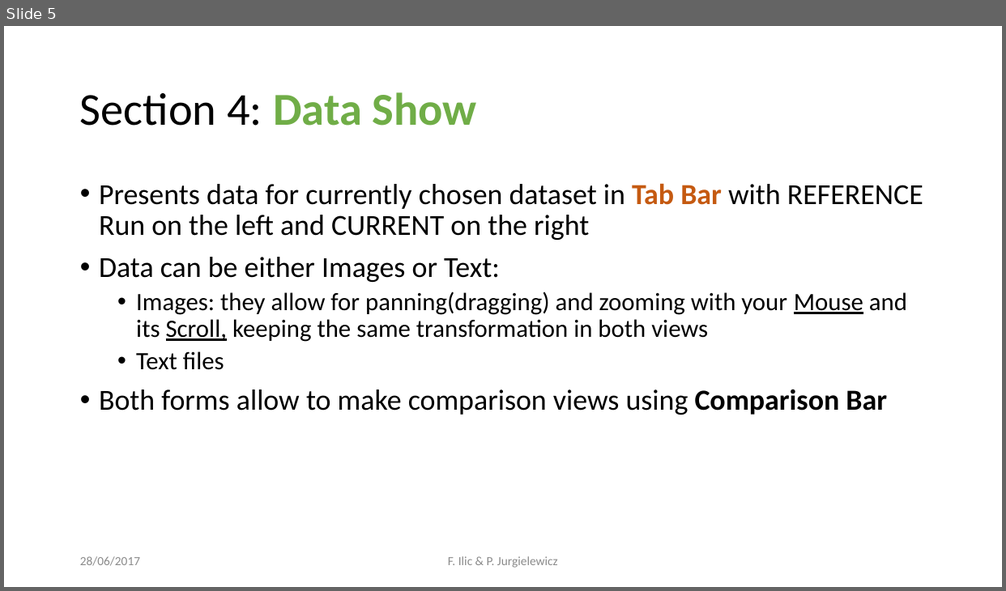
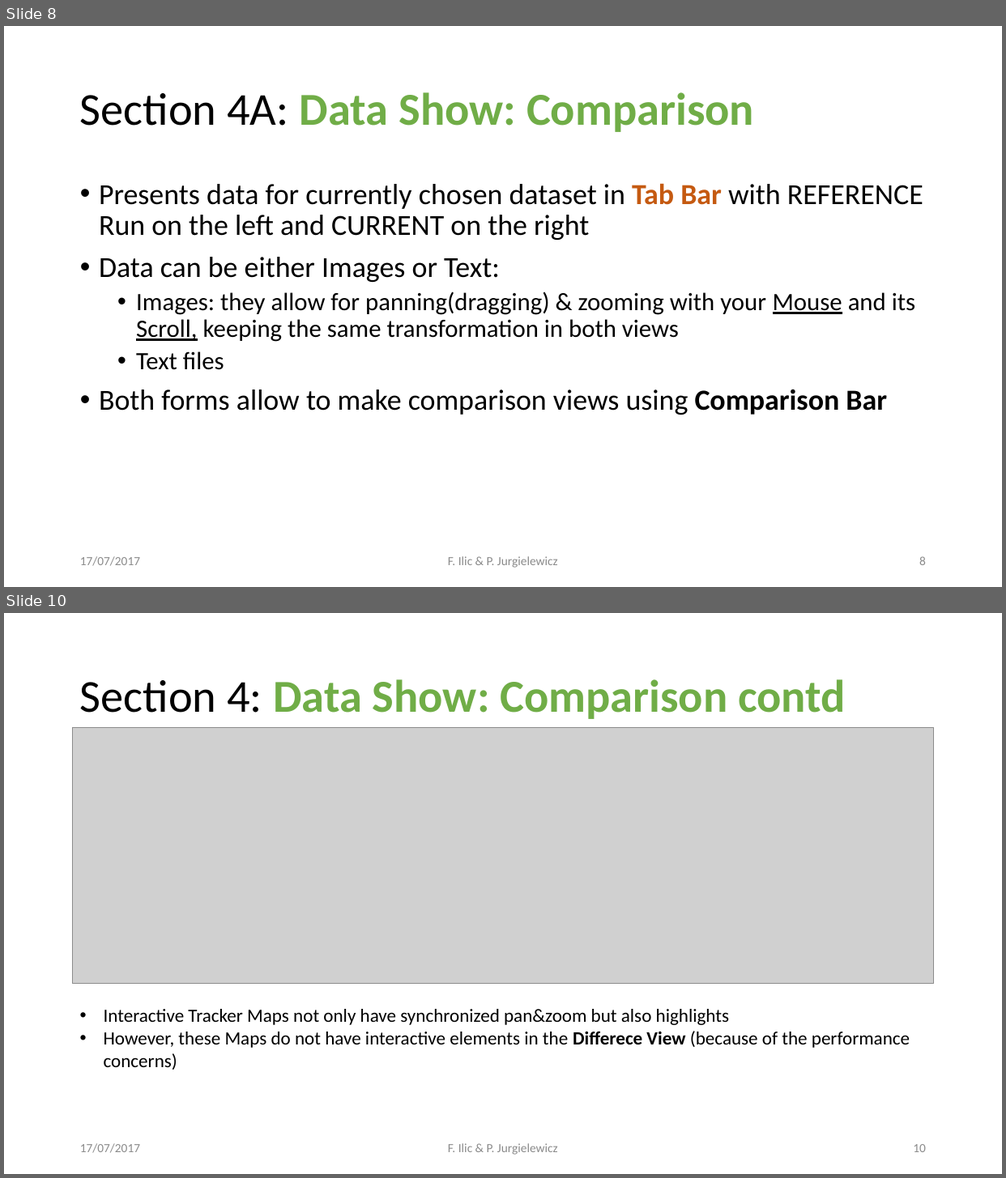
Before and after one commit to sroychow/cmsTrackerMaps, a slide deck: doc/tkmap_manual.pptx. Shown one above the other, each under a label of ours: slide 5 before the commit, slides 8 and 10 after it; the slides between them are not shown. The pictures are 1006x591 and 1006x1178 pixels, drawn with LibreOffice and Linux fonts; fonts in the diff are those of the drawing; grey boxes stand for pictures. Boxes give left, top, right and bottom in pixels: in the first picture for what was removed or moved away, otherwise in the second. Text is boxed around its words. In the diff, an @@ line names an element or a change of style, - is before the commit and + after.

```diff
--- a/doc/tkmap_manual.pptx
+++ b/doc/tkmap_manual.pptx
@@ slide 10 added at [4,613,1002,1174], background #FFFFFF @@
@@ title added at [80,679,846,719], 44 pt, text #70AD47, bold @@
+Section 4: Data Show: Comparison contd
@@ picture added at [73,727,934,983] @@
@@ text added at [104,1009,910,1070], 18 pt, text #000000 @@
+• Interactive Tracker Maps not only have synchronized pan&zoom but also highlights
+• However, these Maps do not have interactive elements in the Differece View (because of the performance concerns)
@@ text added at [80,1144,140,1153], 12 pt, text #8C8C8C @@
+17/07/2017
@@ text added at [448,1144,558,1155], 12 pt, text #8C8C8C @@
+F. Ilic & P. Jurgielewicz
@@ page number added at [913,1144,926,1152], 12 pt, text #8C8C8C @@
+10
@@ what was slide 5 is now slide 8 @@
@@ slide 8 changed as well @@
@@ title at [80,92,754,132]: text changed; text colour #000000 to #70AD47; bold on @@
-Section 4: Data Show
+Section 4A: Data Show: Comparison
@@ text at [136,292,915,342]: text changed @@
-  • Images: they allow for panning(dragging) and zooming with your Mouse and its Scroll, keeping the same transformation in both views
+  • Images: they allow for panning(dragging) & zooming with your Mouse and its Scroll, keeping the same transformation in both views
@@ text at [80,557,140,566]: text changed @@
-28/06/2017
+17/07/2017
@@ page number added at [919,557,926,565], 12 pt, text #8C8C8C @@
+8
```
Also in this commit, not shown: 6 other slides changed, 5 other slides added, 7 other files.
